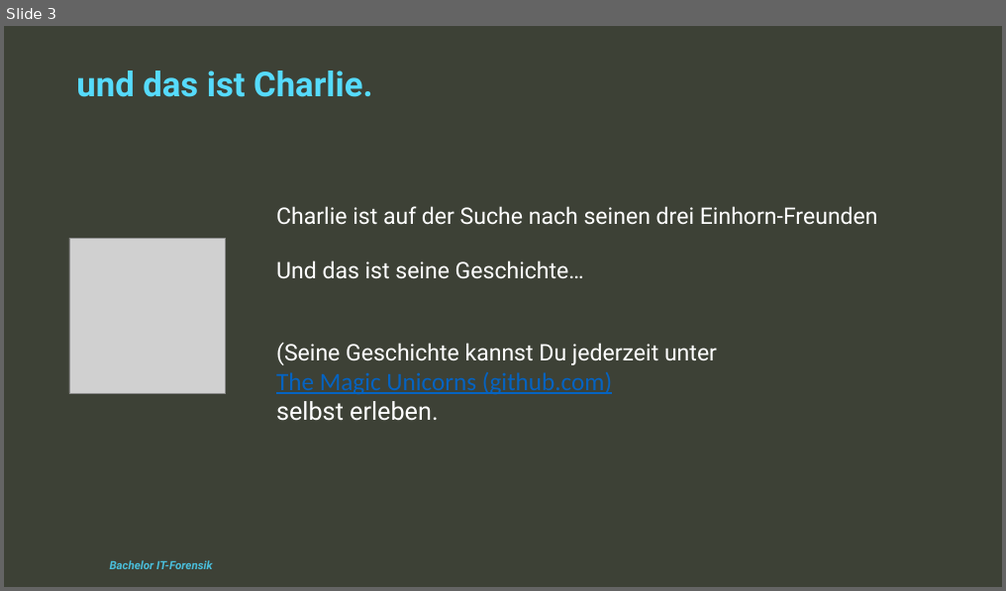
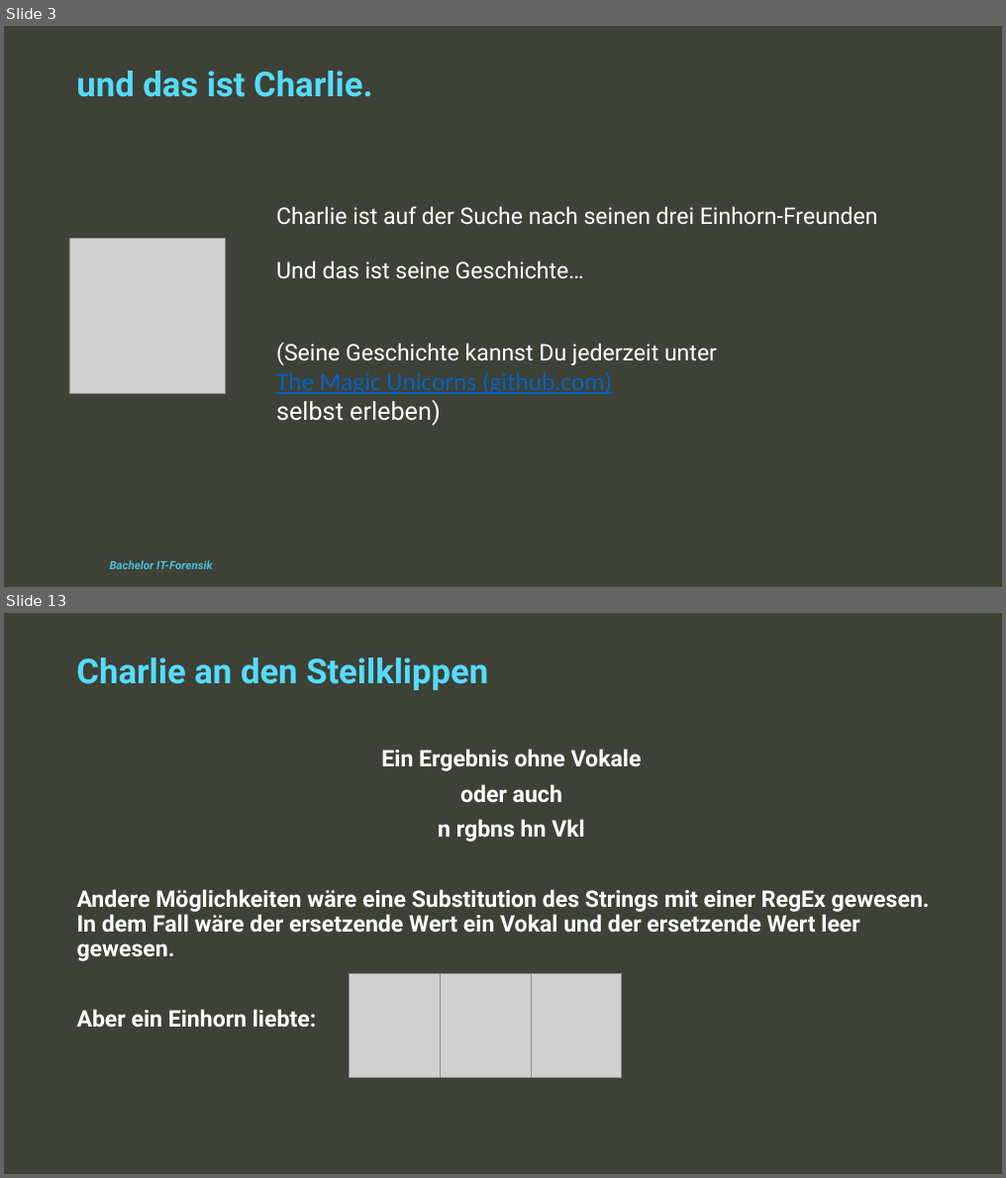
Before and after one commit to The-Magic-Unicorns/pythonescaperoom, a slide deck: TheStory/ProgrammierungII_Gruppe6Mün_EscapeRoom_Präsentation.pptx. Shown one above the other, each under a label of ours: slide 3 before the commit, slides 3 and 13 after it; the slides between them are not shown. The pictures are 1006x591 and 1006x1178 pixels, drawn with LibreOffice and Linux fonts; fonts in the diff are those of the drawing; grey boxes stand for pictures; background and template pictures are left out. Boxes give left, top, right and bottom in pixels: in the first picture for what was removed or moved away, otherwise in the second. Text is boxed around its words. In the diff, an @@ line names an element or a change of style, - is before the commit and + after.

```diff
--- a/TheStory/ProgrammierungII_Gruppe6Mün_EscapeRoom_Präsentation.pptx
+++ b/TheStory/ProgrammierungII_Gruppe6Mün_EscapeRoom_Präsentation.pptx
@@ slide 13 added at (4, 613, 1002, 1174), background #3D4136 @@
@@ text added at (76, 658, 488, 690), 33 pt, text #56DBFD, bold @@
+Charlie an den Steilklippen
@@ text added at (77, 749, 930, 1027), 22 pt, text #FFFFFF, bold @@
+Ein Ergebnis ohne Vokale
+oder auch
+n rgbns hn Vkl
+Andere Möglichkeiten wäre eine Substitution des Strings mit einer RegEx gewesen. In dem Fall wäre der ersetzende Wert ein Vokal und der ersetzende Wert leer gewesen.
+Aber ein Einhorn liebte:
@@ picture added at (350, 973, 440, 1077) @@
@@ picture added at (441, 973, 531, 1077) @@
@@ picture added at (531, 973, 622, 1077) @@
@@ slide 3 changed as well @@
@@ text at (276, 400, 441, 426): text changed @@
-selbst erleben.
+selbst erleben)
```
Also in this commit, not shown: 1 other slide changed, 11 other slides added, 2 slides removed.
